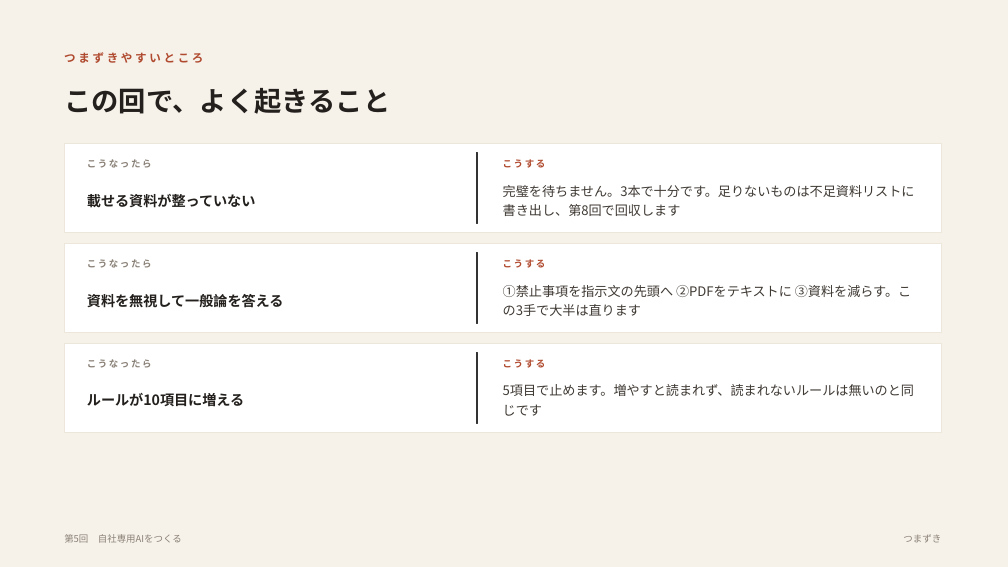
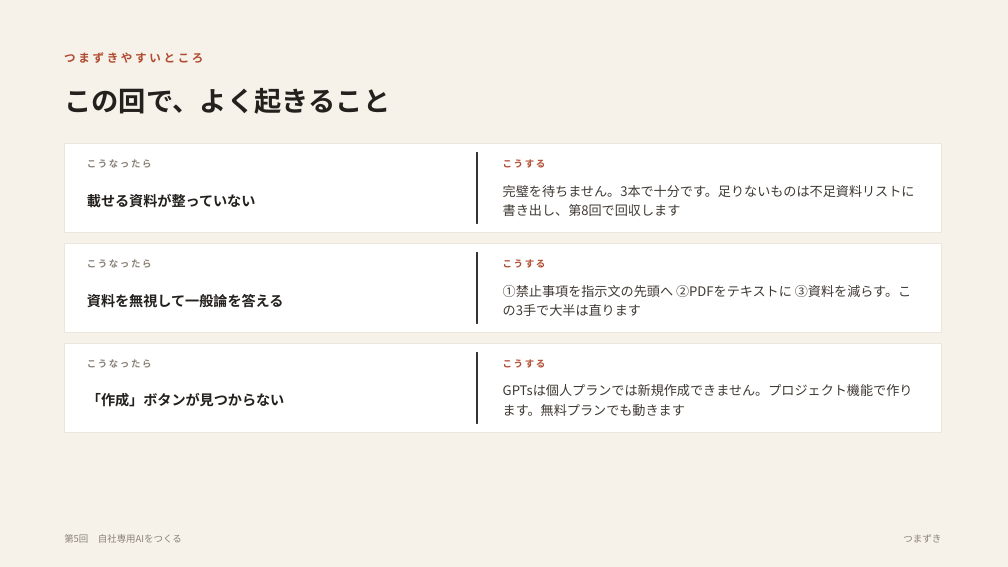
Before and after one commit to yusuke-aoki-bit/founders-ai-program, a slide deck: slide 8 of slides/pptx/第05回_自社専用AIをつくる.pptx. Drawn at 1008x567 pixels with LibreOffice and Linux fonts; fonts in the diff are those of the drawing. Boxes give left, top, right and bottom in pixels: in the first picture for what was removed or moved away, otherwise in the second. Text is boxed around its words. In the diff, an @@ line names an element or a change of style, - is before the commit and + after.

```diff
--- a/slides/pptx/第05回_自社専用AIをつくる.pptx
+++ b/slides/pptx/第05回_自社専用AIをつくる.pptx
@@ text at [503, 384, 913, 416]: text changed @@
-5項目で止めます。増やすと読まれず、読まれないルールは無いのと同じです
+GPTsは個人プランでは新規作成できません。プロジェクト機能で作ります。無料プランでも動きます
@@ text at [87, 393, 284, 407]: text changed @@
-ルールが10項目に増える
+「作成」ボタンが見つからない
```
Also in this commit, not shown: 2 other slides changed, 9 other files.
